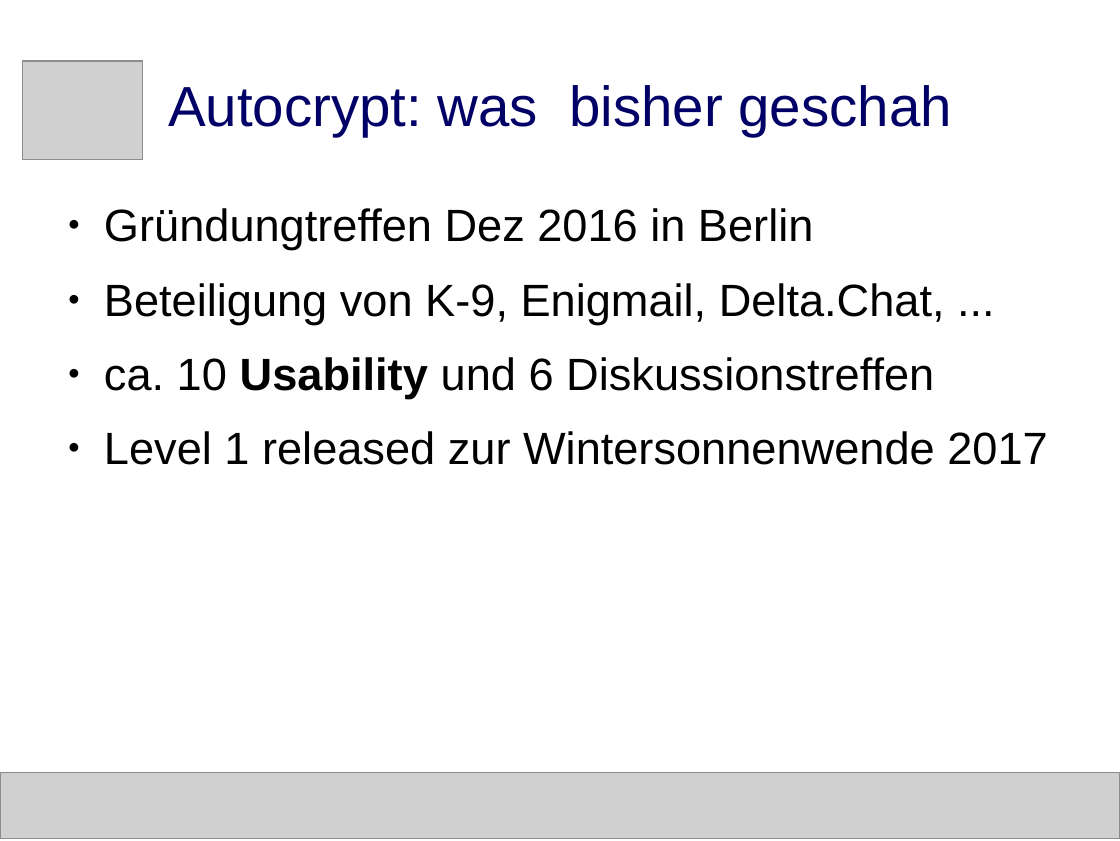
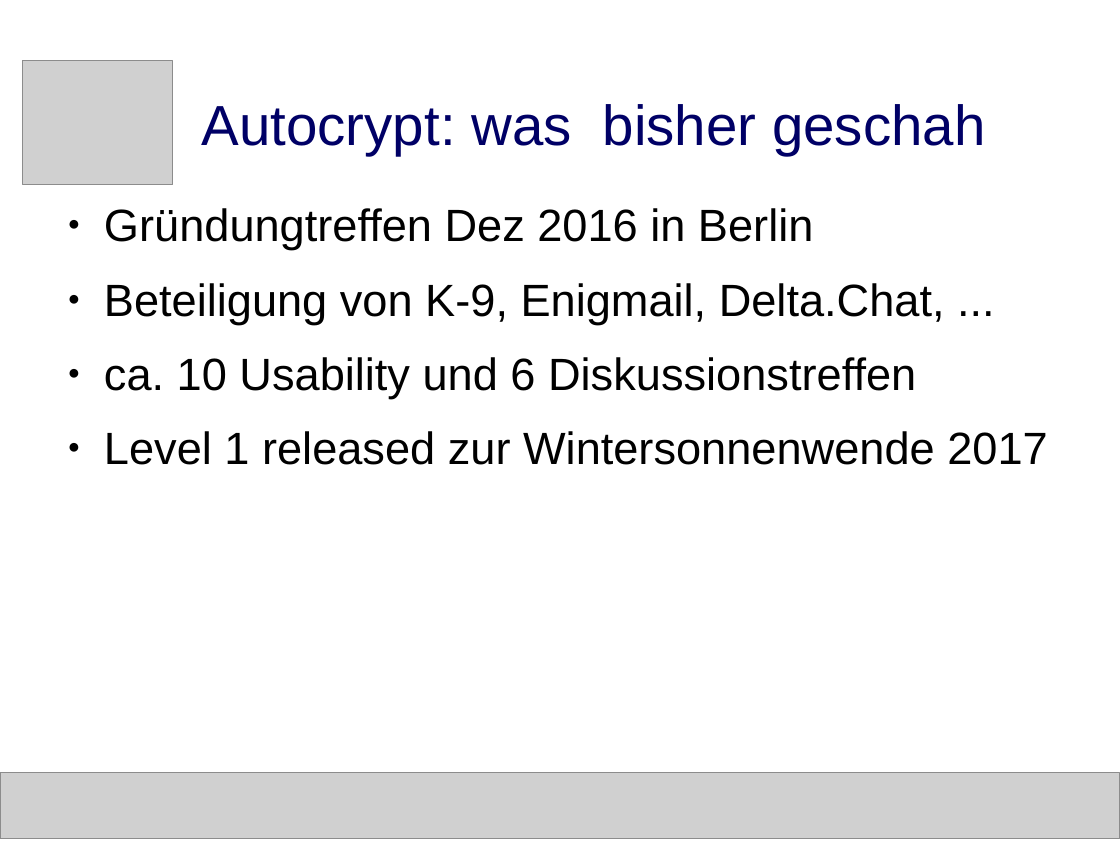
Before and after one commit to deltachat/playground, a slide deck: slide 2 of talks/dud-2018-autocrypt.odp. Drawn at 1120x841 pixels with LibreOffice and Linux fonts; fonts in the diff are those of the drawing; grey boxes stand for pictures. Boxes give left, top, right and bottom in pixels: in the first picture for what was removed or moved away, otherwise in the second. Text is boxed around its words. In the diff, an @@ line names an element or a change of style, - is before the commit and + after.

```diff
--- a/talks/dud-2018-autocrypt.odp
+++ b/talks/dud-2018-autocrypt.odp
@@ title "Autocrypt: was bisher geschah": place and size @@
-title "Autocrypt: was bisher geschah" at bbox=[168, 85, 951, 136]
+title "Autocrypt: was bisher geschah" at bbox=[202, 104, 985, 155]
@@ picture: place and size @@
-picture at bbox=[22, 61, 142, 160]
+picture at bbox=[22, 61, 173, 185]
@@ text at bbox=[104, 357, 916, 398]: bold off in "Usability" @@
```
Also in this commit, not shown: 6 other slides changed, 1 other file.
